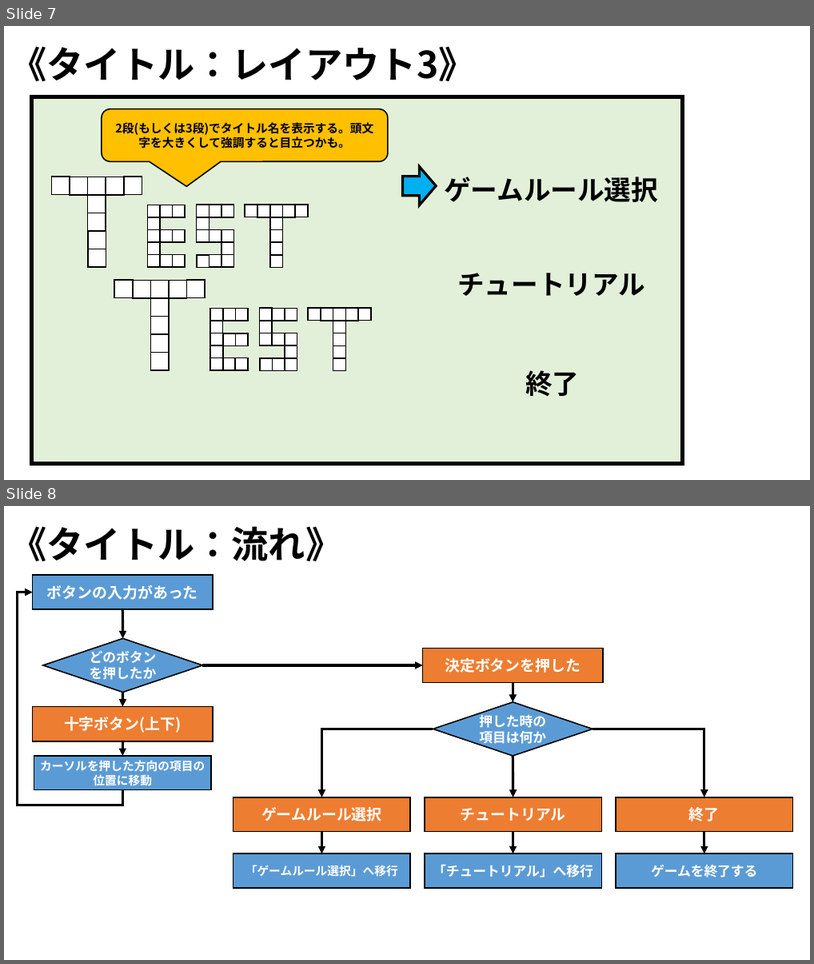
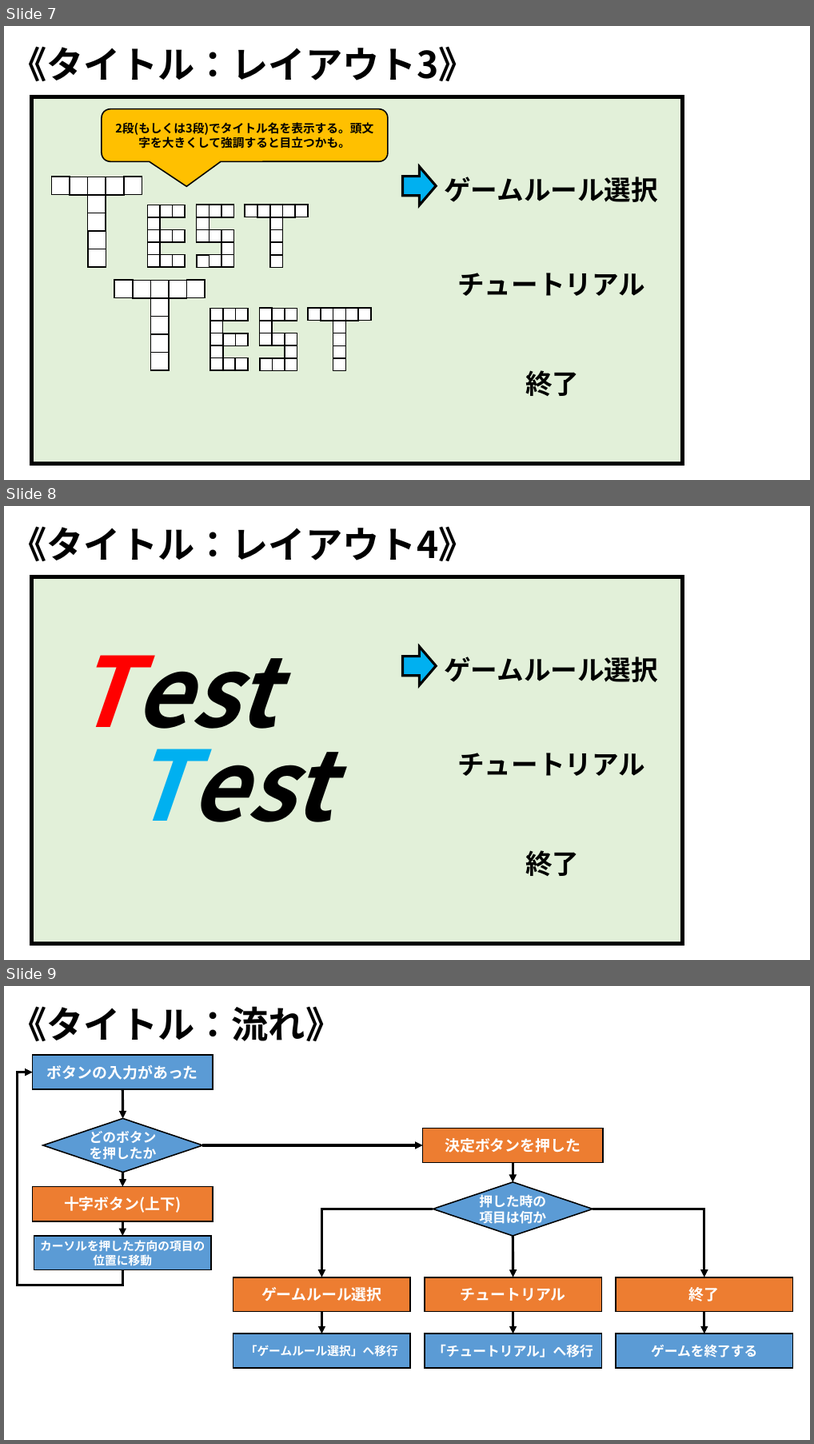
Before and after one commit to ARITA-MEIGEN/C-Team001, a slide deck: data/GS3_チーム2_仕様書.pptx. Shown one above the other, each under a label of ours: slides 7 and 8 before the commit, slides 7, 8 and 9 after it. The pictures are 814x964 and 814x1444 pixels, drawn with LibreOffice and Linux fonts; fonts in the diff are those of the drawing; background and template pictures are left out. Boxes give left, top, right and bottom in pixels: in the first picture for what was removed or moved away, otherwise in the second. Text is boxed around its words. In the diff, an @@ line names an element or a change of style, - is before the commit and + after.

Commit message:
タイトルのレイアウト案を追加。

```diff
--- a/data/GS3_チーム2_仕様書.pptx
+++ b/data/GS3_チーム2_仕様書.pptx
@@ slide 8 added at (4,506,810,960), background picture (left out) @@
@@ text added at (10,526,475,561), 44 pt, text #000000, bold @@
+《タイトル：レイアウト4》
@@ rectangle added at (32,576,683,944), fill #E2F0D9, outline #000000 4.5 pt @@
@@ right arrow added at (403,646,437,685), fill #00B0F0, outline #000000 3 pt @@
@@ text added at (74,655,276,752), 115 pt, text #000000, bold, italic @@
+Test
@@ text added at (444,656,658,682), 32 pt, text #000000, bold @@
+ゲームルール選択
@@ text added at (130,717,332,822), 115 pt, text #000000, bold, italic @@
+Test
@@ text added at (458,752,646,776), 32 pt, text #000000, bold @@
+チュートリアル
@@ text added at (526,850,579,876), 32 pt, text #000000, bold @@
+終了
@@ what was slide 8 is now slide 9 @@
```
